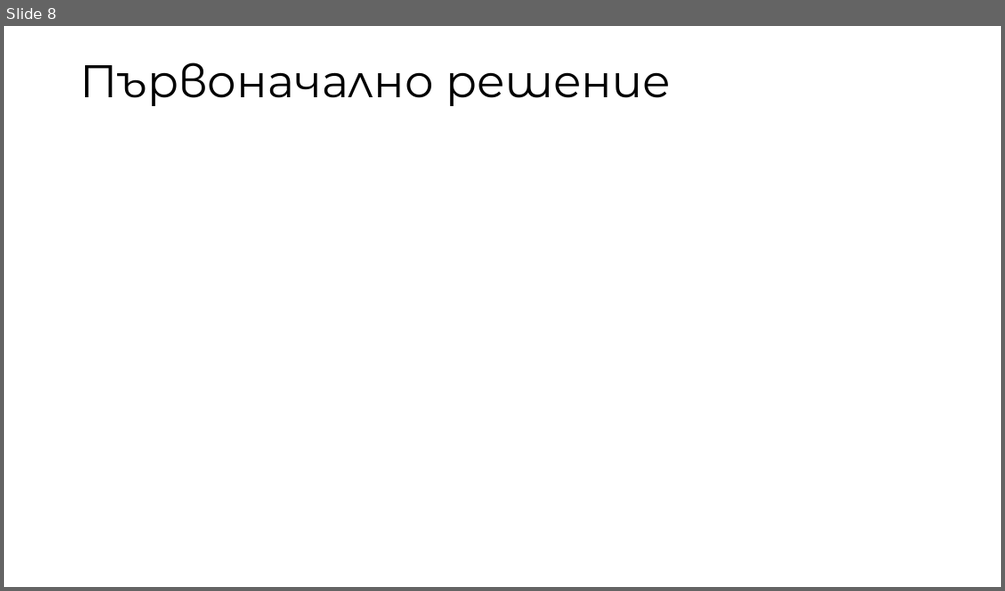
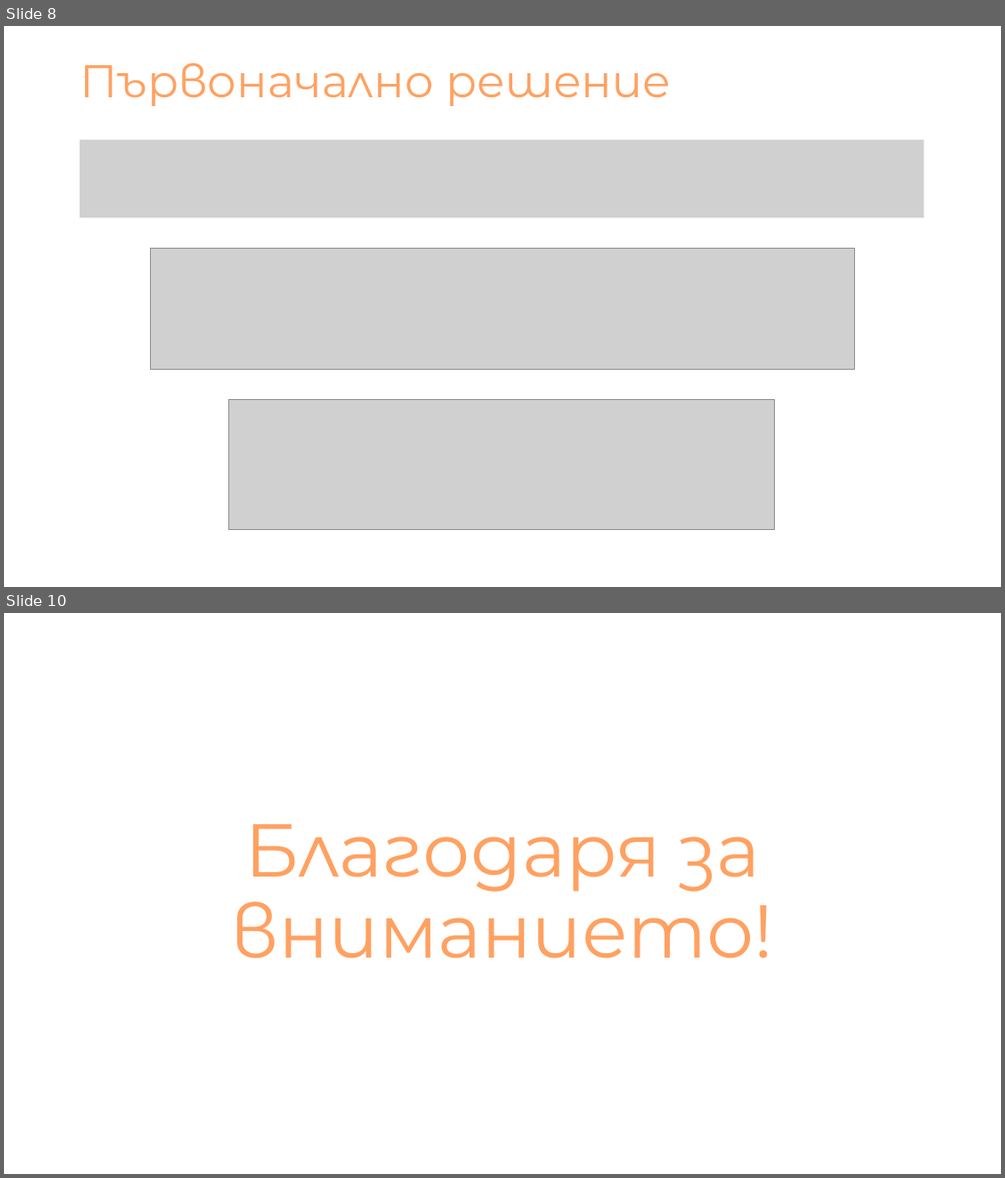
Before and after one commit to NikolaTotev/AMMRP-Course-Project, a slide deck: Presentation Materials/Калибриране на MEMS Акселерометри.pptx. Shown one above the other, each under a label of ours: slide 8 before the commit, slides 8 and 10 after it; the slides between them are not shown. The pictures are 1005x591 and 1005x1178 pixels, drawn with LibreOffice and Linux fonts; fonts in the diff are those of the drawing; grey boxes stand for pictures. Boxes give left, top, right and bottom in pixels: in the first picture for what was removed or moved away, otherwise in the second. Text is boxed around its words. In the diff, an @@ line names an element or a change of style, - is before the commit and + after.

```diff
--- a/Presentation Materials/Калибриране на MEMS Акселерометри.pptx
+++ b/Presentation Materials/Калибриране на MEMS Акселерометри.pptx
@@ slide 10 added at <box>4,613,1001,1174</box>, background #FFFFFF @@
@@ title added at <box>231,824,774,958</box>, 72 pt, text #FFA161 @@
+Благодаря за вниманието!
@@ slide 8 changed as well @@
@@ title "Първоначално решение" at <box>80,62,671,106</box>: text colour #000000 to #FFA161 @@
@@ picture added at <box>80,140,923,217</box> @@
@@ picture added at <box>151,248,855,369</box> @@
@@ picture added at <box>229,399,774,529</box> @@
```
Also in this commit, not shown: 9 other slides changed, 7 other files.
